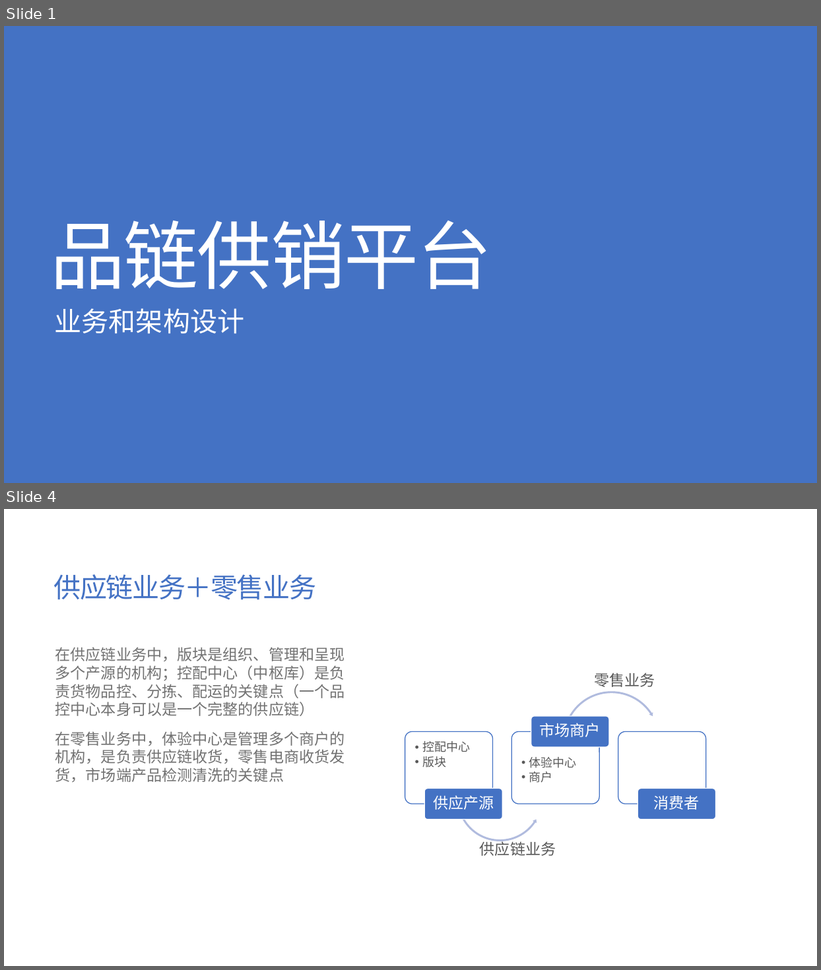
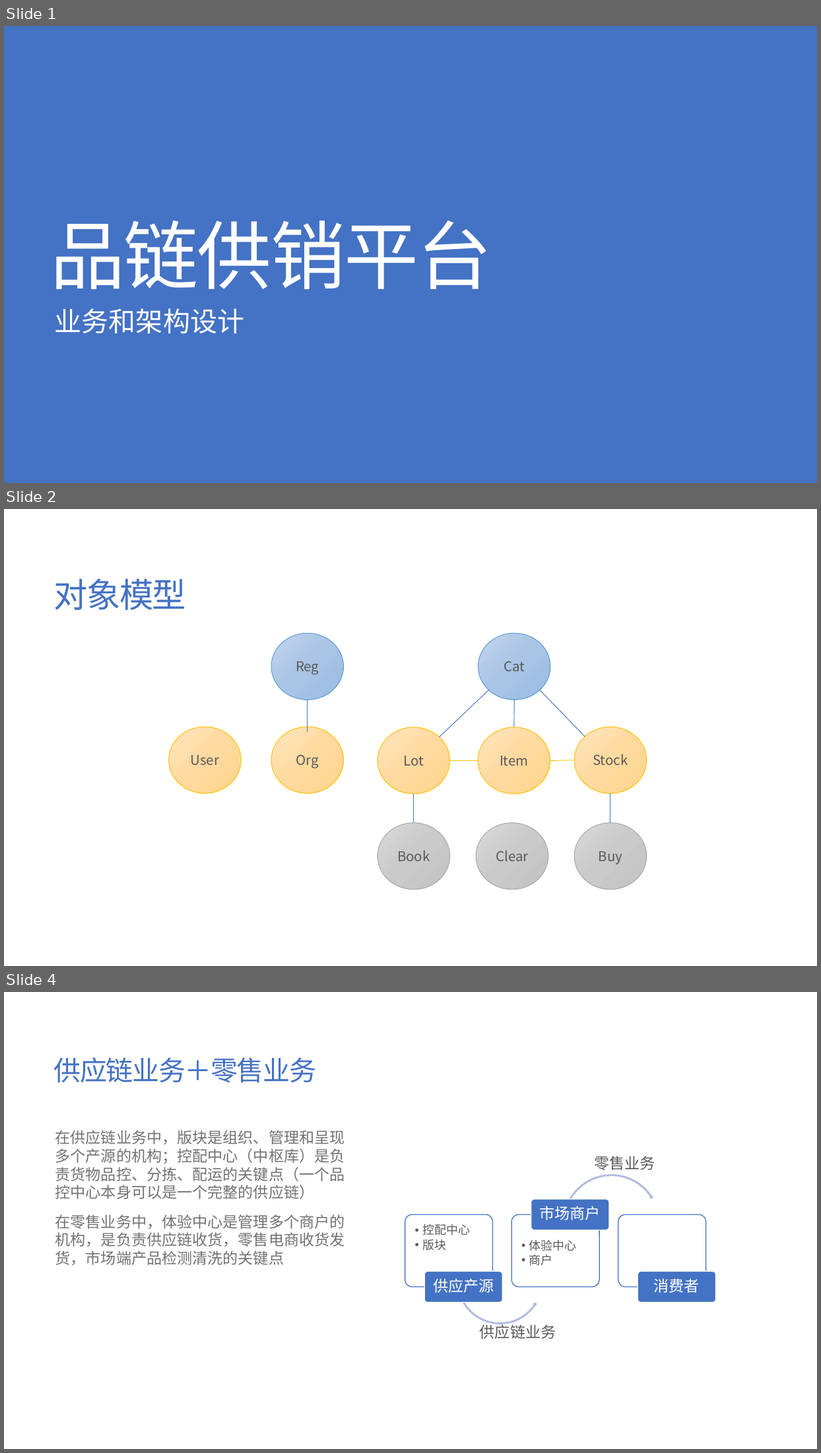
Before and after one commit to jzgi/chainsmart, a slide deck: Docs/品链供销平台.pptx. Shown one above the other, each under a label of ours: slides 1 and 4 before the commit, slides 1, 2 and 4 after it; the slides between them are not shown. The pictures are 821x970 and 821x1453 pixels, drawn with LibreOffice and Linux fonts; fonts in the diff are those of the drawing. Boxes give left, top, right and bottom in pixels: in the first picture for what was removed or moved away, otherwise in the second. Text is boxed around its words. In the diff, an @@ line names an element or a change of style, - is before the commit and + after.

```diff
--- a/Docs/品链供销平台.pptx
+++ b/Docs/品链供销平台.pptx
@@ slide 2 added at (4,509,817,966), background #FFFFFF @@
@@ title added at (54,579,187,610), 40 pt, text #4472C4 @@
+对象模型
@@ ellipse added at (271,634,344,700), fill gradient #C2D5EC to #AAC5E5 to #9ABCE3, outline #5B9BD5 0.75 pt, 16 pt, text #595959 @@
+Reg
@@ ellipse added at (479,634,551,700), fill gradient #C2D5EC to #AAC5E5 to #9ABCE3, outline #5B9BD5 0.75 pt, 16 pt, text #595959 @@
+Cat
@@ line added from (308, 700) to (308, 732), #4472C4 0.75 pt @@
@@ line added from (489, 690) to (440, 737), #4472C4 0.75 pt @@
@@ line added from (514, 727) to (515, 700), #4472C4 0.75 pt @@
@@ line added from (540, 690) to (585, 737), #4472C4 0.75 pt @@
@@ ellipse added at (169,727,242,793), fill gradient #FFE6C0 to #FFDA9F to #FFD48C, outline #FFC000 0.75 pt, 16 pt, text #595959 @@
+User
@@ ellipse added at (271,727,344,793), fill gradient #FFE6C0 to #FFDA9F to #FFD48C, outline #FFC000 0.75 pt, 16 pt, text #595959 @@
+Org
@@ ellipse added at (378,727,451,794), fill gradient #FFE6C0 to #FFDA9F to #FFD48C, outline #FFC000 0.75 pt, 16 pt, text #595959 @@
+Lot
@@ ellipse added at (478,727,550,794), fill gradient #FFE6C0 to #FFDA9F to #FFD48C, outline #FFC000 0.75 pt, 16 pt, text #595959 @@
+Item
@@ ellipse added at (574,727,647,793), fill gradient #FFE6C0 to #FFDA9F to #FFD48C, outline #FFC000 0.75 pt, 16 pt, text #595959 @@
+Stock
@@ line added from (450, 761) to (478, 761), #FFC000 0.75 pt @@
@@ line added from (550, 761) to (574, 760), #FFC000 0.75 pt @@
@@ line added from (414, 823) to (414, 794), #4472C4 0.75 pt @@
@@ line added from (611, 794) to (611, 823), #4472C4 0.75 pt @@
@@ ellipse added at (378,823,451,890), fill gradient #DADADA to #CACACA to #C3C3C3, outline #A5A5A5 0.75 pt, 16 pt, text #595959 @@
+Book
@@ ellipse added at (476,823,548,890), fill gradient #DADADA to #CACACA to #C3C3C3, outline #A5A5A5 0.75 pt, 16 pt, text #595959 @@
+Clear
@@ ellipse added at (574,823,647,890), fill gradient #DADADA to #CACACA to #C3C3C3, outline #A5A5A5 0.75 pt, 16 pt, text #595959 @@
+Buy
```
Also in this commit, not shown: 1 other slide added, 7 slides removed, 6 other files.
